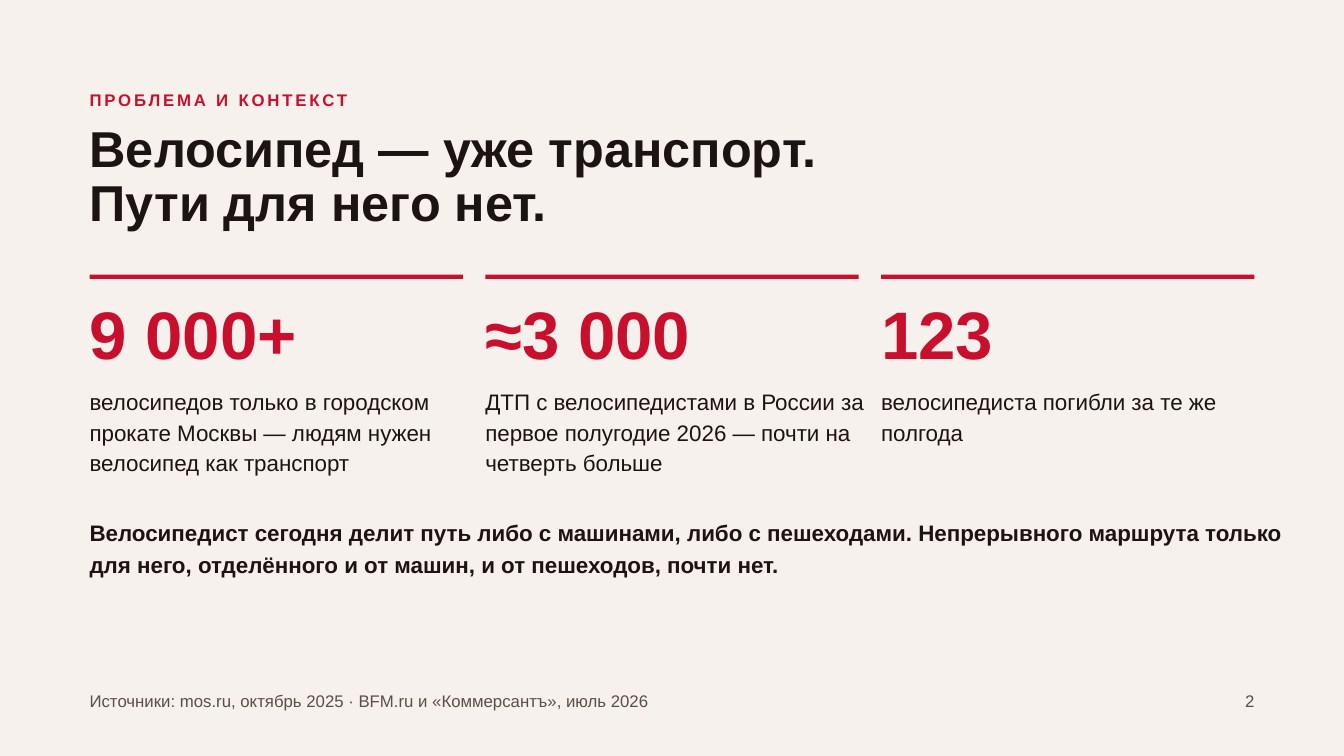
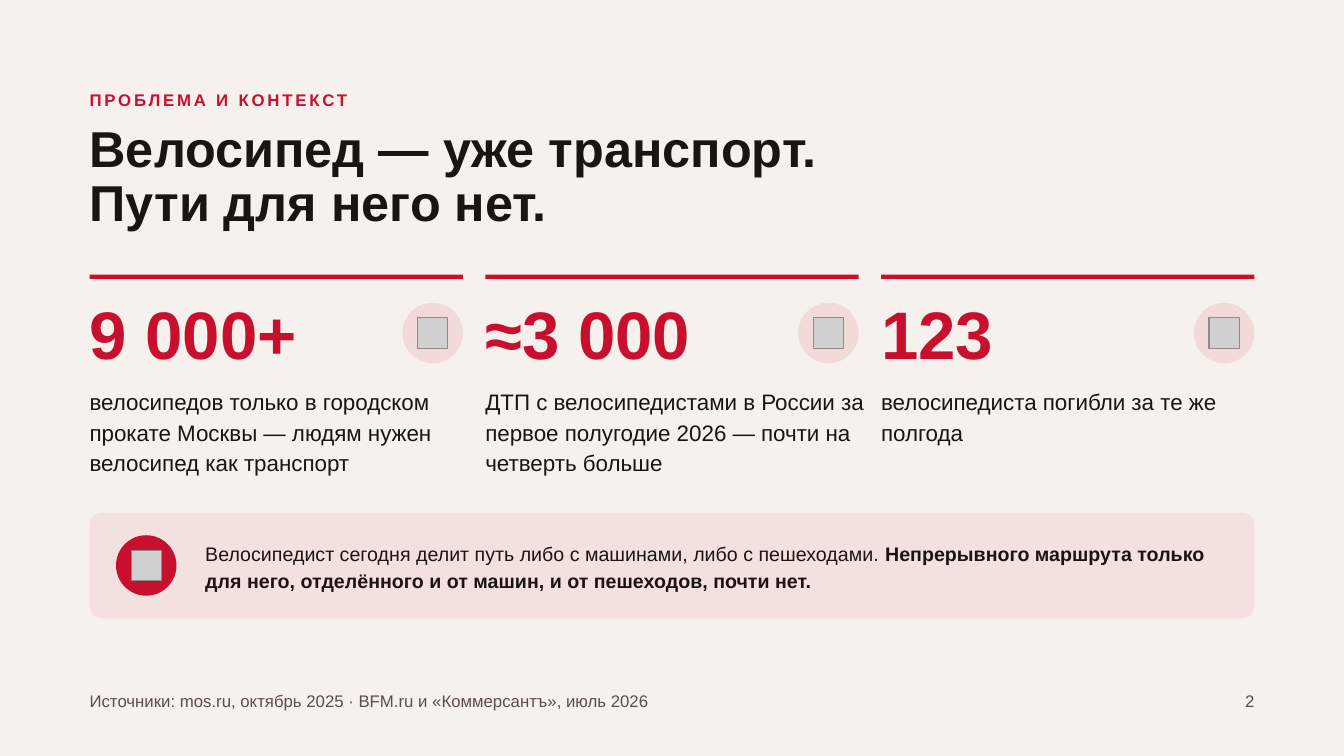
Before and after one commit to GARCIERcas/glasses-in-red, a slide deck: slide 2 of Glasses_in_Red_video.pptx. Drawn at 1344x756 pixels with LibreOffice and Linux fonts; fonts in the diff are those of the drawing; grey boxes stand for pictures. Boxes give left, top, right and bottom in pixels: in the first picture for what was removed or moved away, otherwise in the second. Text is boxed around its words. In the diff, an @@ line names an element or a change of style, - is before the commit and + after.

```diff
--- a/Glasses_in_Red_video.pptx
+++ b/Glasses_in_Red_video.pptx
@@ ellipse added at box(402, 302, 463, 363), fill #C8102E at 10% opacity @@
@@ picture added at box(417, 318, 448, 348) @@
@@ ellipse added at box(799, 302, 859, 363), fill #C8102E at 10% opacity @@
@@ picture added at box(814, 318, 844, 348) @@
@@ ellipse added at box(1194, 302, 1254, 363), fill #C8102E at 10% opacity @@
@@ picture added at box(1209, 318, 1239, 348) @@
@@ rounded rectangle added at box(90, 513, 1255, 619), fill #C8102E at 7% opacity @@
@@ ellipse added at box(116, 535, 176, 596), fill #C8102E @@
@@ text "Велосипедист сегодня делит путь либо ...": place and size @@
-text "Велосипедист сегодня делит путь либо ..." at box(90, 524, 1281, 578)
+text "Велосипедист сегодня делит путь либо ..." at box(205, 546, 1204, 592)
@@ text "Велосипедист сегодня делит путь либо ..." at box(205, 546, 1204, 592): size 16 to 14 pt; bold off in "Велосипедист сегодня делит путь либо с машинами, ..."; line spacing 22.4pt to 1.15; vertical alignment top to middle @@
@@ picture added at box(131, 551, 161, 581) @@
```
Also in this commit, not shown: 4 other slides changed.
